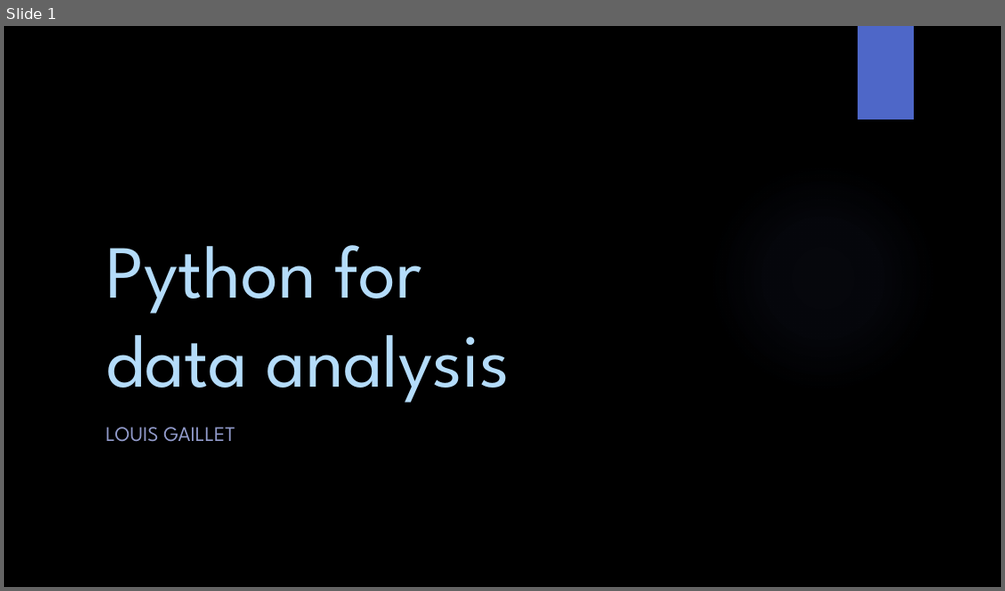
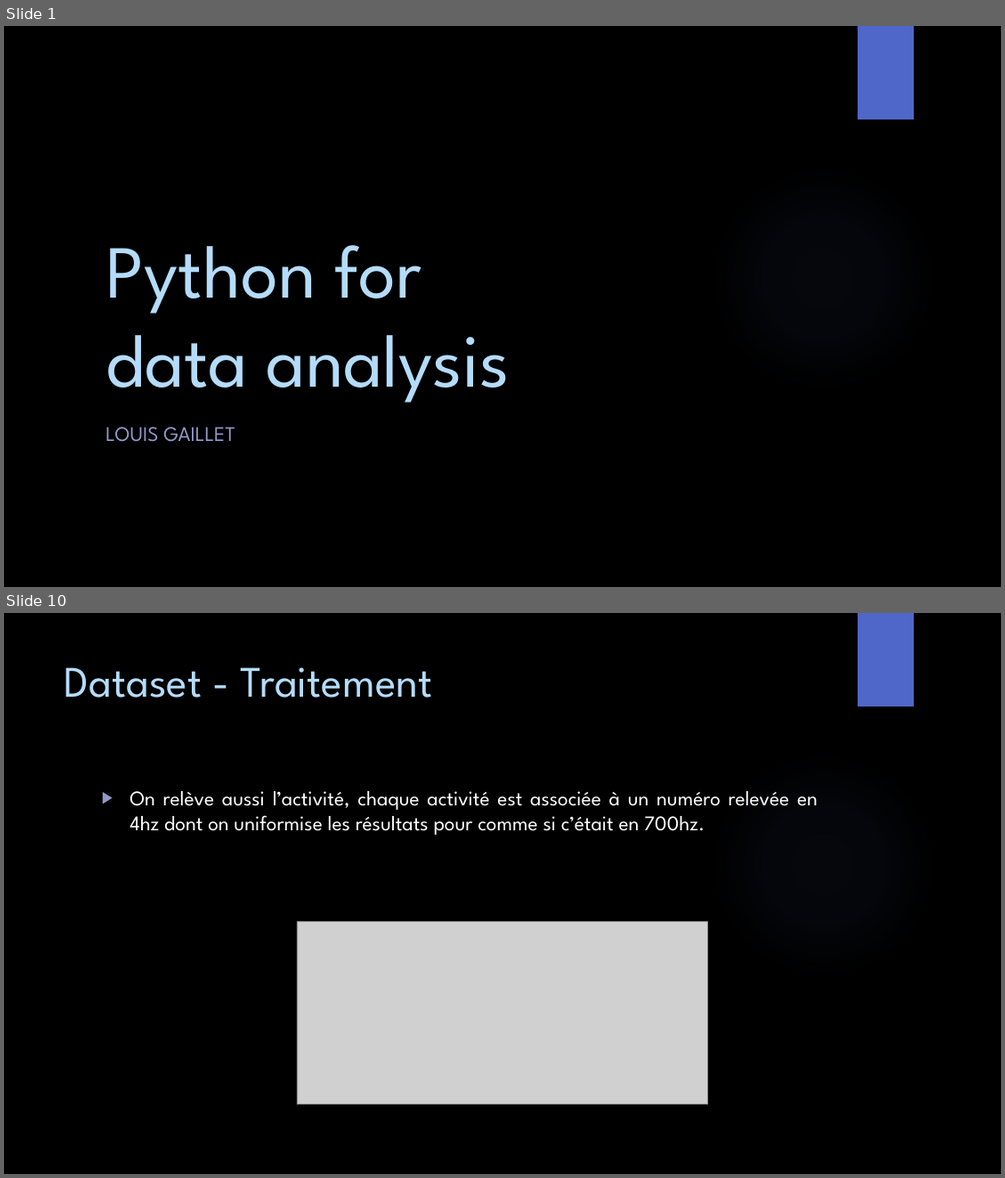
Before and after one commit to GailletLouis/Python_for_data_analysis, a slide deck: presentation.pptx. Shown one above the other, each under a label of ours: slide 1 before the commit, slides 1 and 10 after it; the slides between them are not shown. The pictures are 1005x591 and 1005x1178 pixels, drawn with LibreOffice and Linux fonts; fonts in the diff are those of the drawing; grey boxes stand for pictures; background and template pictures are left out. Boxes give left, top, right and bottom in pixels: in the first picture for what was removed or moved away, otherwise in the second. Text is boxed around its words. In the diff, an @@ line names an element or a change of style, - is before the commit and + after.

```diff
--- a/presentation.pptx
+++ b/presentation.pptx
@@ slide 10 added at <box>4,613,1001,1174</box>, background picture (left out); not listed: 2 template elements that a slide beside it also shows @@
@@ title added at <box>65,667,432,698</box>, 42 pt, text #B4DCFA @@
+Dataset - Traitement
@@ text added at <box>129,791,817,835</box>, 20 pt, text #FFFFFF @@
+▶ On relève aussi l’activité, chaque activité est associée à un numéro relevée en 4hz dont on uniformise les résultats pour comme si c’était en 700hz.
@@ picture added at <box>297,922,708,1104</box> @@
```
Also in this commit, not shown: 2 slides changed, 9 other slides added.
